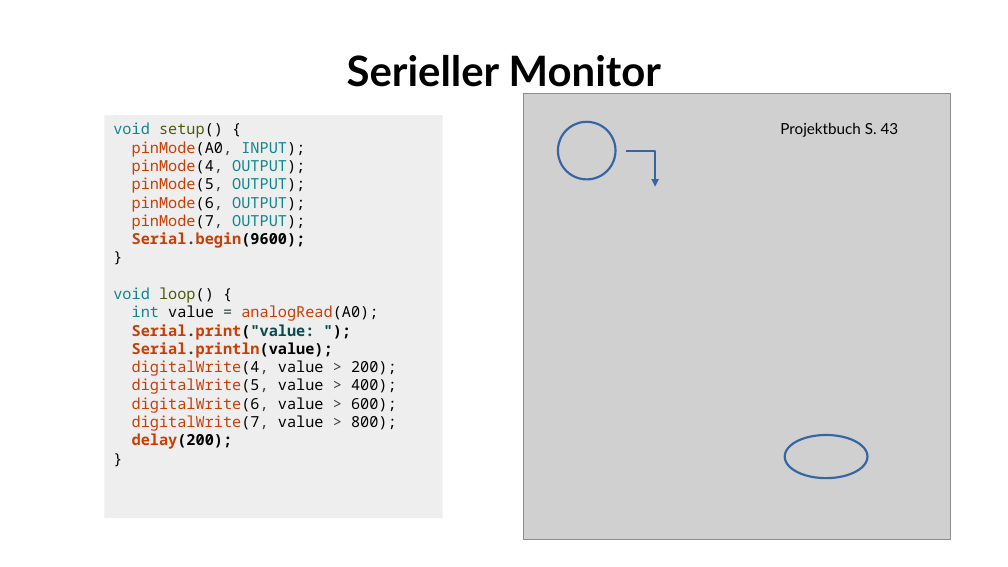
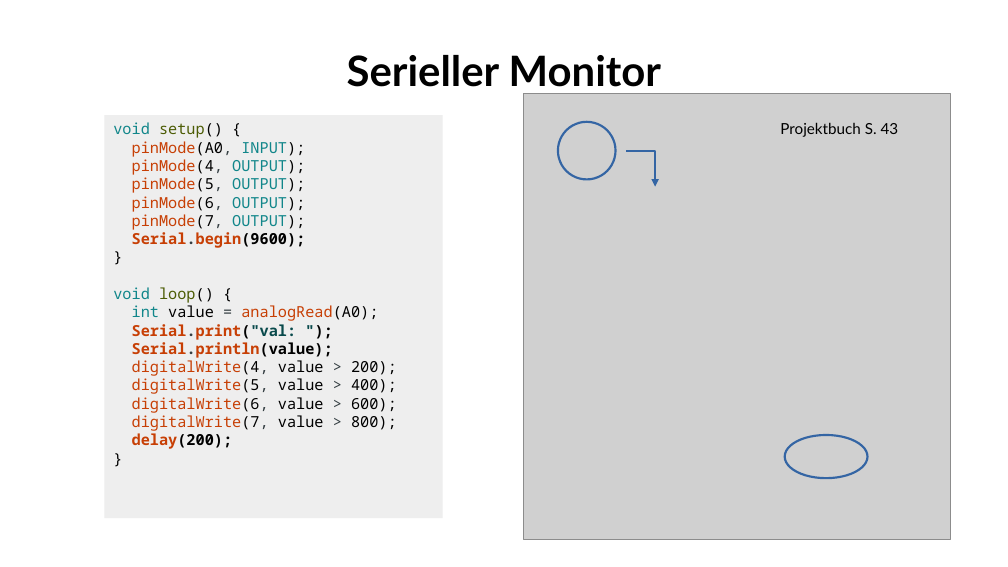
Before and after one commit to fablabwinti/workshop-arduino-1, a slide deck: slide 19 of ArduinoI.odp. Drawn at 1008x567 pixels with LibreOffice and Linux fonts; fonts in the diff are those of the drawing; grey boxes stand for pictures; background and template pictures are left out. Boxes give left, top, right and bottom in pixels: in the first picture for what was removed or moved away, otherwise in the second. Text is boxed around its words. In the diff, an @@ line names an element or a change of style, - is before the commit and + after.

Commit message:
Make the text in the serial output different from the variable name.
Prevents confusion about what is string and what is variable.

```diff
--- a/ArduinoI.odp
+++ b/ArduinoI.odp
@@ text in rectangle at (132,324,297,340): text changed @@
-Serial.print("value: ");
+Serial.print("val: ");
```
Also in this commit, not shown: 2 other files.
